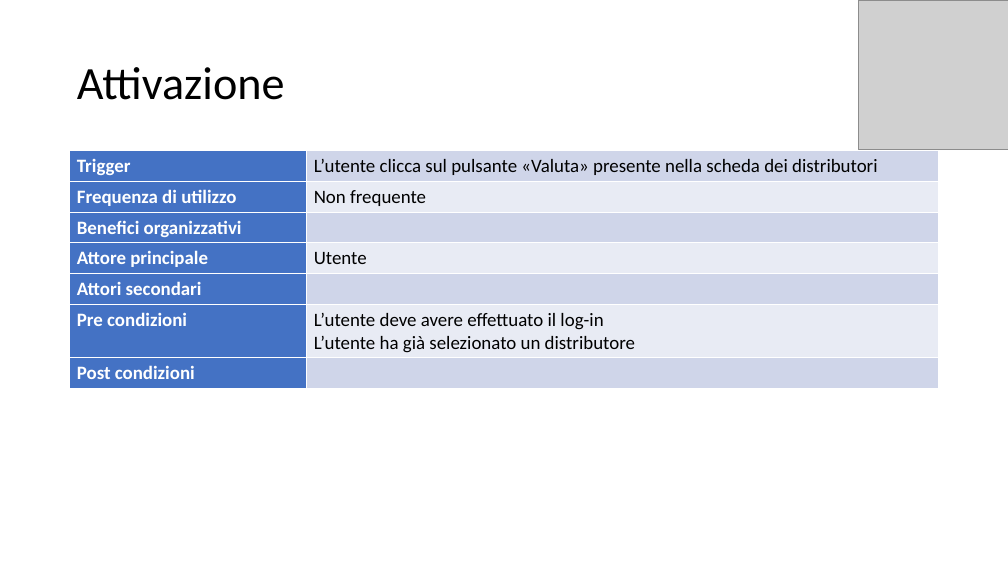
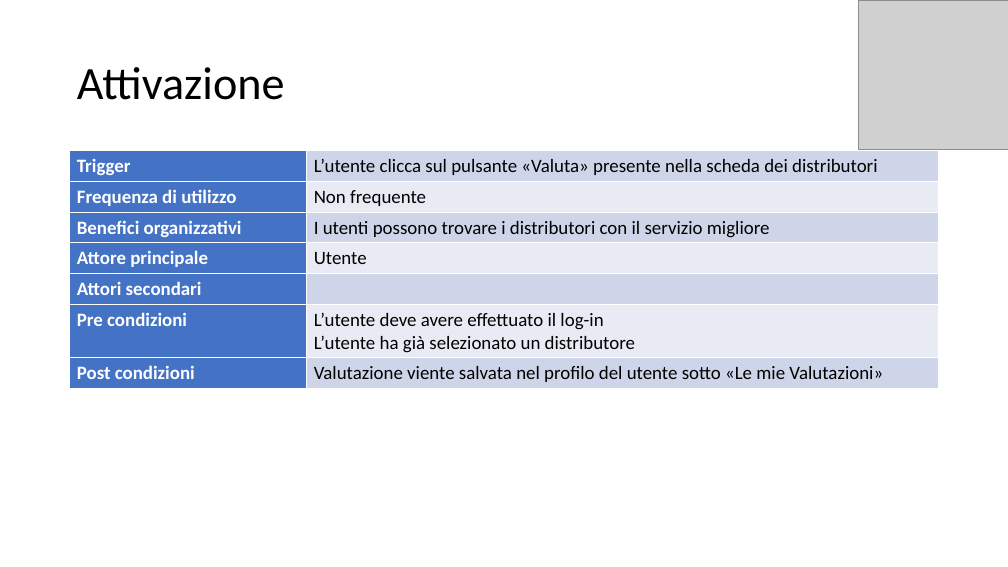
Before and after one commit to itsar19-20/gas, a slide deck: slide 3 of docs/analisi/Template use case/Template Use Case - Valutazione affidabilità.pptx. Drawn at 1008x567 pixels with LibreOffice and Linux fonts; fonts in the diff are those of the drawing; grey boxes stand for pictures. Boxes give left, top, right and bottom in pixels: in the first picture for what was removed or moved away, otherwise in the second. Text is boxed around its words. In the diff, an @@ line names an element or a change of style, - is before the commit and + after.

```diff
--- a/docs/analisi/Template use case/Template Use Case - Valutazione affidabilità.pptx
+++ b/docs/analisi/Template use case/Template Use Case - Valutazione affidabilità.pptx
@@ table at <box>70,151,939,388</box> @@
-row 3, column 2: 
+row 3, column 2: I utenti possono trovare i distributori con il servizio migliore
-row 7, column 2: 
+row 7, column 2: Valutazione viente salvata nel profilo del utente sotto «Le mie Valutazioni»
```
Also in this commit, not shown: 2 other slides changed, 2 other files.
